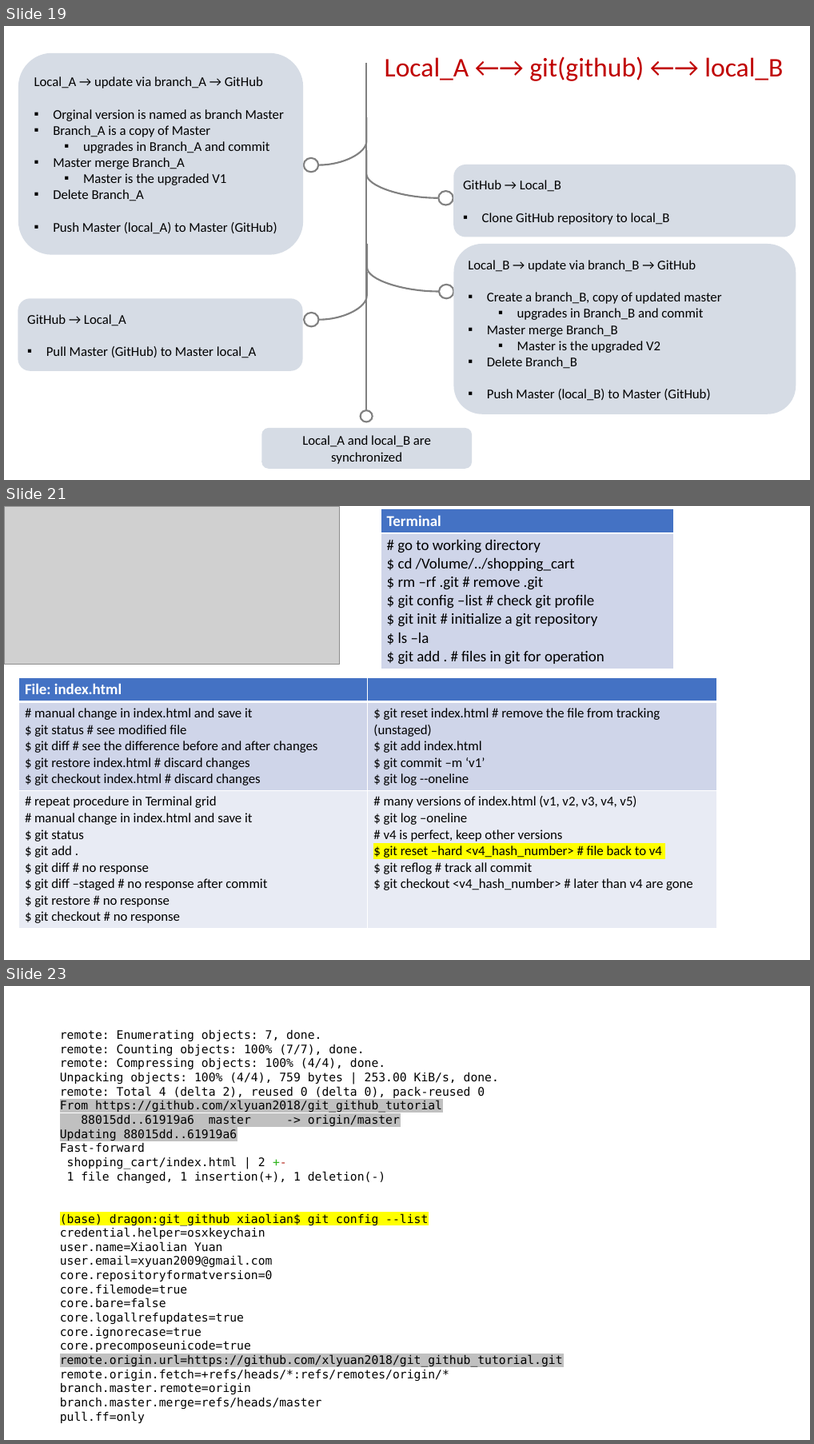
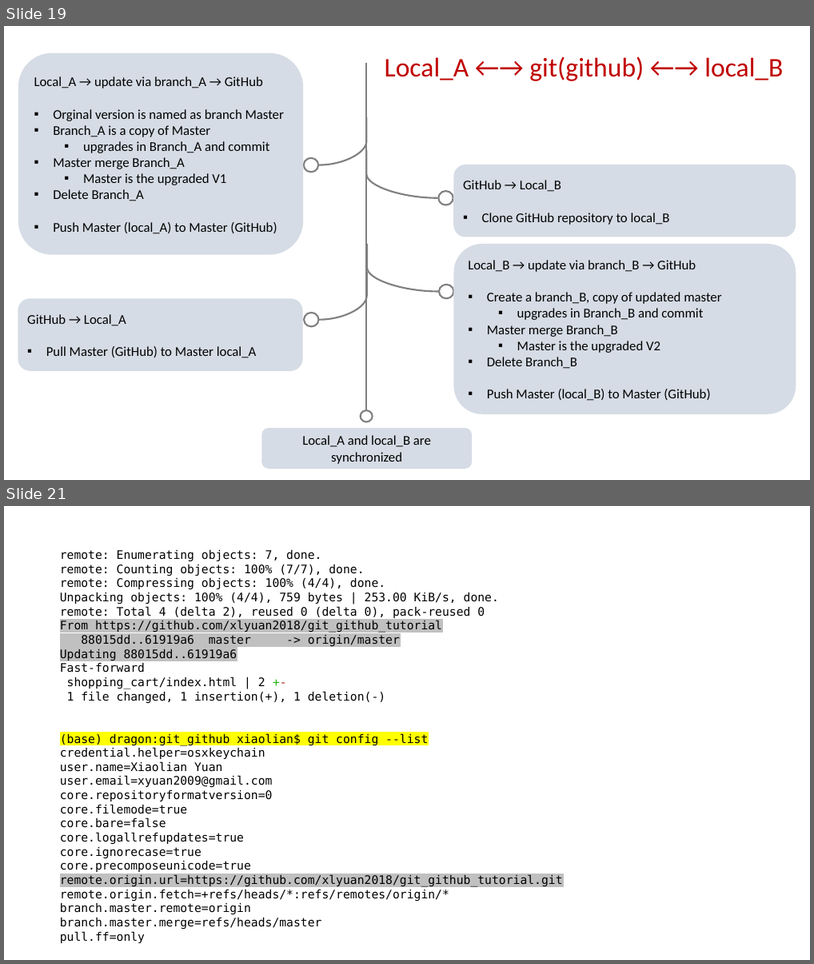
Before and after one commit to xlyuan2018/git_github_tutorial, a slide deck: Git_GitHub.pptx. Shown one above the other, each under a label of ours: slides 19, 21 and 23 before the commit, slides 19 and 21 after it; the slides between them are not shown. The pictures are 814x1444 and 814x964 pixels, drawn with LibreOffice and Linux fonts; fonts in the diff are those of the drawing; grey boxes stand for pictures. Boxes give left, top, right and bottom in pixels: in the first picture for what was removed or moved away, otherwise in the second. Text is boxed around its words. In the diff, an @@ line names an element or a change of style, - is before the commit and + after.

```diff
--- a/Git_GitHub.pptx
+++ b/Git_GitHub.pptx
@@ slide 21 removed at [4,506,810,960], background #FFFFFF @@
@@ picture removed at [4,506,339,664] @@
@@ table removed at [381,508,674,668], 2 rows, 1 columns @@
-Terminal
-# go to working directory / $ cd /Volume/../shopping_cart / $ rm –rf .git # remove .git / $ git config –list # check git profile / $ git init # initialize a git repository / $ ls –la / $ git add . # files in git for operation
@@ table removed at [18,677,717,926], 3 rows, 2 columns @@
-File: index.html | 
-# manual change in index.html and save it / $ git status # see modified file / $ git diff # see the difference before and after changes / $ git restore index.html # discard changes / $ git checkout index.html # discard changes | $ git reset index.html # remove the file from tracking (unstaged) / $ git add index.html / $ git commit –m ‘v1’ / $ git log --oneline
-# repeat procedure in Terminal grid / # manual change in index.html and save it / $ git status / $ git add . / $ git diff # no response / $ git diff –staged # no response after commit / $ git restore # no response / $ git checkout # no response | # many versions of index.html (v1, v2, v3, v4, v5) / $ git log –oneline / # v4 is perfect, keep other versions / $ git reset –hard <v4_hash_number> # file back to v4 / $ git reflog # track all commit / $ git checkout <v4_hash_number> # later than v4 are gone
@@ what was slide 23 is now slide 21 @@
```
Also in this commit, not shown: 4 slides changed, 1 other slide removed, 3 other files.
